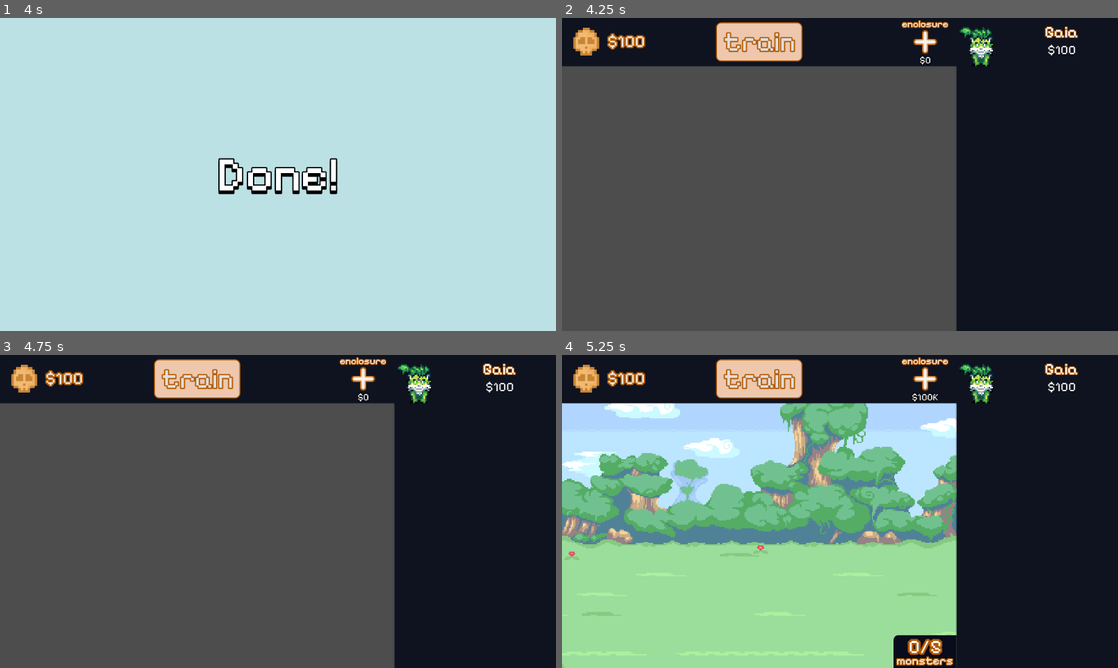
Above: before the commit, frames 1-4 (two rows, left to right).
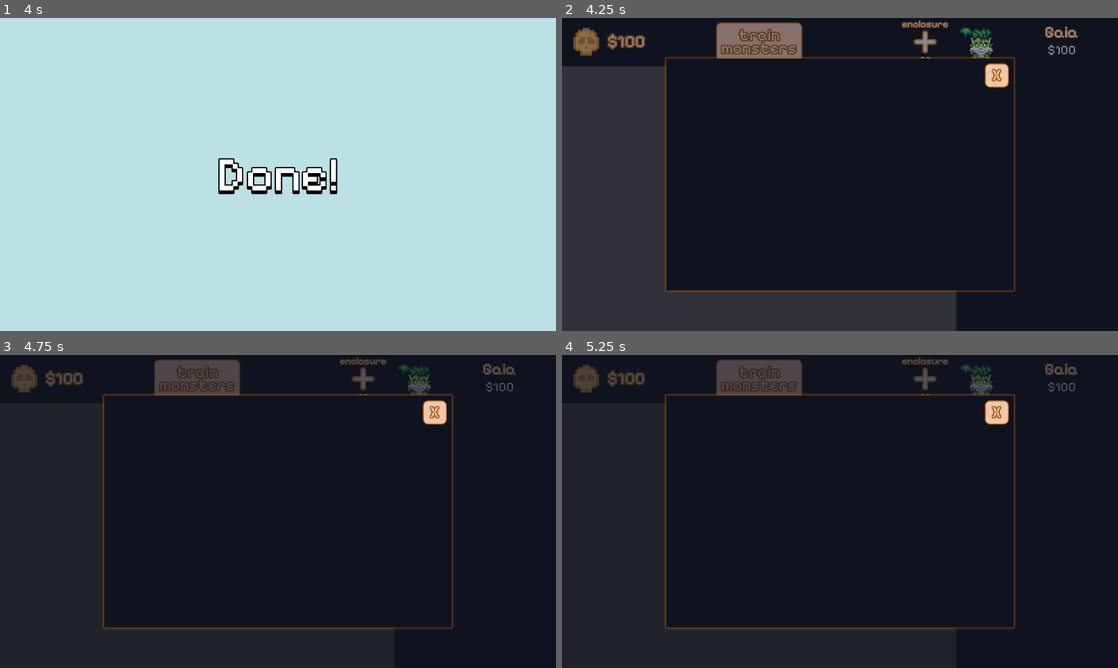
Above: after the commit, the same moments.

Repository: verstraate/monster-daycare
Game: Godot game, scene res://_Scenes/MainMenu/main_menu.tscn
Two runs of this game, one before a commit and one after it. Both use one fixed random seed, a clock stepped at 60 frames per second and the inputs below.
Inputs (mouse positions are in pixels of both pictures, inside the frame that each line leads up to):
- Up to frame 1 (4 s): click (278, 174) at 0.5 s; click "train" (after the commit: "train monsters") at 1.25 s; click (278, 174) at 2.02 s; click (433, 74) at 2.75 s, where only the run after the commit has a clickable "X"; click "$0" at 3.5 s
- Up to frame 2 (4.25 s): no input
- Up to frame 3 (4.75 s): click "Gaia" at 4.25 s
- Up to frame 4 (5.25 s): click "$0" at 5 s

Frame 1 is identical in both runs. In frame 2, 64% of the frame differs, in the area x 0-93%, y 0-100%; in frame 3, 65%; in frame 4, 64%.
Error after the commit: Parse Error: Preload file "res://_Scenes/TrainMonsterOption/train_monster_option.tscn" does not exist. (res://_Scenes/UI/train_menu.gd:3)

Commit message:
feat: Added train monster menu

Diff:
--- /dev/null
+++ b/_Scenes/UI/train_menu.gd
@@ -0,0 +1,42 @@
+class_name TrainMenu extends Panel
+
+const TRAIN_MONSTER_OPTION = preload("res://_Scenes/TrainMonsterOption/train_monster_option.tscn")
+
+@onready
+var _monsters_parent: HBoxContainer = $Monsters
+
+var current_enclosure: int = -1
+var _monsters_displayed: Array[TrainMonsterOption] = []
+
+signal enclosure_changed()
+
+func _ready() -> void:
+	enclosure_changed.connect(_update_monsters)
+
+func change_enclosure(new_enclosure: int) -> void:
+	if current_enclosure == new_enclosure:
+		return
+
+	current_enclosure = new_enclosure
+	enclosure_changed.emit()
+
+func _update_monsters() -> void:
+	var enclosure: Enclosure = EnclosureManager.Instance.enclosures[current_enclosure]
+	var monsters_to_display: Array[Monster] = enclosure.monsters
+
+	var to_display_length: int = len(monsters_to_display)
+	if to_display_length == 0:
+		return
+
+	var diff: int = len(_monsters_displayed) - len(monsters_to_display)
+	if diff < 0:
+		for i in range(abs(diff)):
+			var new_monster: TrainMonsterOption = TRAIN_MONSTER_OPTION.instantiate()
+			_monsters_parent.add_child(new_monster)
+			_monsters_displayed.append(new_monster)
+	elif diff > 0:
+		for i in range(to_display_length, enclosure.active_enclosure.max_capacity + 1):
+			_monsters_displayed[i].visible = false
+
+	for i in range(to_display_length):
+		_monsters_displayed[i].setup(monsters_to_display[i])
--- /dev/null
+++ b/_Scenes/UI/train_monsters.tres
@@ -0,0 +1,34 @@
+[gd_resource type="Theme" load_steps=4 format=3 uid="uid://cm6g652rpvlgn"]
+
+[ext_resource type="FontFile" uid="uid://dqvbym68fy33l" path="res://Assets/Fonts/pixel.ttf" id="1_hlncc"]
+
+[sub_resource type="StyleBoxFlat" id="StyleBoxFlat_8pj88"]
+bg_color = Color(0.93113, 0.779476, 0.677992, 1)
+border_width_left = 2
+border_width_top = 2
+border_width_right = 2
+border_width_bottom = 2
+border_color = Color(0.701961, 0.34902, 0, 1)
+corner_radius_top_left = 10
+corner_radius_top_right = 10
+corner_radius_bottom_right = 10
+corner_radius_bottom_left = 10
+
+[sub_resource type="StyleBoxFlat" id="StyleBoxFlat_hlncc"]
+bg_color = Color(0.0588235, 0.0745098, 0.12549, 1)
+shadow_color = Color(0.701961, 0.34902, 0, 0.6)
+shadow_size = 5
+
+[resource]
+Button/colors/font_color = Color(0.875, 0.875, 0.875, 1)
+Button/colors/font_outline_color = Color(0.701961, 0.34902, 0, 1)
+Button/constants/line_spacing = -12
+Button/constants/outline_size = 10
+Button/font_sizes/font_size = 32
+Button/fonts/font = ExtResource("1_hlncc")
+Button/styles/disabled = SubResource("StyleBoxFlat_8pj88")
+Button/styles/focus = SubResource("StyleBoxFlat_8pj88")
+Button/styles/hover = SubResource("StyleBoxFlat_8pj88")
+Button/styles/normal = SubResource("StyleBoxFlat_8pj88")
+Button/styles/pressed = SubResource("StyleBoxFlat_8pj88")
+Panel/styles/panel = SubResource("StyleBoxFlat_hlncc")
--- a/_Scenes/UI/ui.tscn
+++ b/_Scenes/UI/ui.tscn
@@ -8,33 +8,20 @@
 [ext_resource type="Script" uid="uid://mh7fsm4tq1lx" path="res://_Scenes/UI/monster_shop.gd" id="6_uvm37"]
 [ext_resource type="Script" uid="uid://bdf53j15bvv1f" path="res://Scripts/Resources/Monsters/base_monster.gd" id="7_1j37f"]
 [ext_resource type="Texture2D" uid="uid://b1ejn0q8u4s2i" path="res://Assets/Sprites/plus.png" id="7_g2t2n"]
-[ext_resource type="FontFile" uid="uid://dqvbym68fy33l" path="res://Assets/Fonts/pixel.ttf" id="7_qjjww"]
+[ext_resource type="Theme" uid="uid://cm6g652rpvlgn" path="res://_Scenes/UI/train_monsters.tres" id="7_qjjww"]
 [ext_resource type="Resource" uid="uid://cwjm80eb4sc3s" path="res://Resources/Monsters/gaia.tres" id="8_66jej"]
+[ext_resource type="Script" uid="uid://bc68hcsgpodg5" path="res://_Scenes/UI/train_menu.gd" id="11_8pj88"]
 [ext_resource type="Theme" uid="uid://cknukvd8ogbbn" path="res://_Scenes/MainMenu/main_menu.tres" id="13_1g7en"]
 
-[sub_resource type="StyleBoxFlat" id="StyleBoxFlat_8pj88"]
-bg_color = Color(0.93113, 0.779476, 0.677992, 1)
-border_width_left = 2
-border_width_top = 2
-border_width_right = 2
-border_width_bottom = 2
-border_color = Color(0.701961, 0.34902, 0, 1)
-corner_radius_top_left = 10
-corner_radius_top_right = 10
-corner_radius_bottom_right = 10
-corner_radius_bottom_left = 10
-
-[sub_resource type="Theme" id="Theme_0h4al"]
-Button/colors/font_color = Color(0.875, 0.875, 0.875, 1)
-Button/colors/font_outline_color = Color(0.701961, 0.34902, 0, 1)
-Button/constants/outline_size = 10
-Button/font_sizes/font_size = 56
-Button/fonts/font = ExtResource("7_qjjww")
-Button/styles/disabled = SubResource("StyleBoxFlat_8pj88")
-Button/styles/focus = SubResource("StyleBoxFlat_8pj88")
-Button/styles/hover = SubResource("StyleBoxFlat_8pj88")
-Button/styles/normal = SubResource("StyleBoxFlat_8pj88")
-Button/styles/pressed = SubResource("StyleBoxFlat_8pj88")
+[sub_resource type="StyleBoxFlat" id="StyleBoxFlat_0h4al"]
+bg_color = Color(0.0588235, 0.0745098, 0.12549, 0.470588)
+
+[sub_resource type="Theme" id="Theme_0hb4q"]
+Button/styles/disabled = SubResource("StyleBoxFlat_0h4al")
+Button/styles/focus = SubResource("StyleBoxFlat_0h4al")
+Button/styles/hover = SubResource("StyleBoxFlat_0h4al")
+Button/styles/normal = SubResource("StyleBoxFlat_0h4al")
+Button/styles/pressed = SubResource("StyleBoxFlat_0h4al")
 
 [node name="UI" type="CanvasLayer" groups=["UI"]]
 process_mode = 3
@@ -103,7 +90,7 @@
 drag_and_drop_selection_enabled = false
 
 [node name="AddEnclosure" type="Button" parent="InfoBar"]
-z_index = 10
+z_index = 5
 layout_mode = 1
 anchors_preset = -1
 anchor_left = 0.840663
@@ -181,8 +168,9 @@
 offset_bottom = 40.5
 grow_horizontal = 2
 grow_vertical = 2
-theme = SubResource("Theme_0h4al")
+theme = ExtResource("7_qjjww")
 text = "train
+monsters
 "
 
 [node name="MonsterShop" type="Panel" parent="." groups=["Persist"]]
@@ -207,6 +195,56 @@
 anchor_bottom = 1.0
 grow_horizontal = 2
 grow_vertical = 2
+
+[node name="TrainMenuContainer" type="Button" parent="."]
+z_index = 5
+anchors_preset = 15
+anchor_right = 1.0
+anchor_bottom = 1.0
+grow_horizontal = 2
+grow_vertical = 2
+theme = SubResource("Theme_0hb4q")
+action_mode = 0
+
+[node name="TrainMenu" type="Panel" parent="TrainMenuContainer"]
+unique_name_in_owner = true
+layout_mode = 1
+anchors_preset = 8
+anchor_left = 0.5
+anchor_top = 0.5
+anchor_right = 0.5
+anchor_bottom = 0.5
+offset_left = -360.0
+offset_top = -240.0
+offset_right = 360.0
+offset_bottom = 240.0
+grow_horizontal = 2
+grow_vertical = 2
+pivot_offset = Vector2(360, 240)
+theme = ExtResource("7_qjjww")
+script = ExtResource("11_8pj88")
+
+[node name="Monsters" type="HBoxContainer" parent="TrainMenuContainer/TrainMenu"]
+layout_mode = 1
+anchors_preset = 9
+anchor_bottom = 1.0
+offset_right = 651.0
+grow_vertical = 2
+alignment = 1
+
+[node name="CloseTrainMenu" type="Button" parent="TrainMenuContainer/TrainMenu"]
+texture_filter = 1
+layout_mode = 1
+anchors_preset = 1
+anchor_left = 1.0
+anchor_right = 1.0
+offset_left = -60.0
+offset_top = 10.0
+offset_right = -10.0
+offset_bottom = 60.0
+grow_horizontal = 0
+pivot_offset = Vector2(50, 0)
+text = "X"
 
 [node name="Loading" type="Panel" parent="."]
 unique_name_in_owner = true
@@ -238,3 +276,6 @@
 autowrap_mode = 0
 
 [connection signal="pressed" from="InfoBar/AddEnclosure" to="EnclosureManager" method="_on_add_enclosure_pressed"]
+[connection signal="pressed" from="InfoBar/TrainButton" to="." method="_on_train_button_pressed"]
+[connection signal="pressed" from="TrainMenuContainer" to="." method="_on_train_menu_container_pressed"]
+[connection signal="pressed" from="TrainMenuContainer/TrainMenu/CloseTrainMenu" to="." method="_on_close_train_menu_pressed"]
--- a/_Scenes/UI/ui_manager.gd
+++ b/_Scenes/UI/ui_manager.gd
@@ -4,13 +4,19 @@
 static var Instance: UIManager
 
 @onready
+var _loading: Panel = $%Loading
+@onready
+var _loading_label: RichTextLabel = $%LoadingLabel
+
+@onready
 var _money: RichTextLabel = $%MoneyLabel
 @onready
 var _enclosure_cost: Label = $%EnclosureCost
+
 @onready
-var _loading: Panel = $%Loading
+var _train_menu: TrainMenu = $%TrainMenu
 @onready
-var _loading_label: RichTextLabel = $%LoadingLabel
+var _train_menu_container: Button = $TrainMenuContainer
 
 var _loading_cycle_active: bool = true
 var _loading_cycle_duration: float = 1.0
@@ -29,6 +35,8 @@
 
 	EnclosureManager.Instance.cost_updated.connect(update_enclosure_cost_label)
 	update_enclosure_cost_label(EnclosureManager.Instance.enclosure_cost)
+
+	toggle_train_menu_visibility(false)
 
 func _process(delta: float) -> void:
 	if _loading_cycle_active:
@@ -53,3 +61,16 @@
 
 func update_enclosure_cost_label(value: IdleNumber) -> void:
 	_enclosure_cost.text = "$%s" % value.display_value(2)
+
+func toggle_train_menu_visibility(value: bool) -> void:
+	_train_menu_container.visible = value
+
+func _on_train_button_pressed() -> void:
+	_train_menu.change_enclosure(EnclosureManager.Instance.selected_enclosure)
+	toggle_train_menu_visibility(true)
+
+func _on_train_menu_container_pressed() -> void:
+	toggle_train_menu_visibility(false)
+
+func _on_close_train_menu_pressed() -> void:
+	toggle_train_menu_visibility(false)
Not shown, added: _Scenes/UI/train_menu.gd.uid
Not shown: 1 places in _Scenes/UI/ui.tscn that only renumber resources
